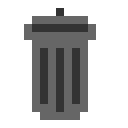
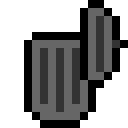
Layer changes from the first w=128, h=128 image to the second:
showed "cap_opened", painted on it over [80, 0, 128, 88]
hid "cap", painted on it over [24, 0, 104, 48]
painted on "Фон" over [24, 32, 96, 128]
